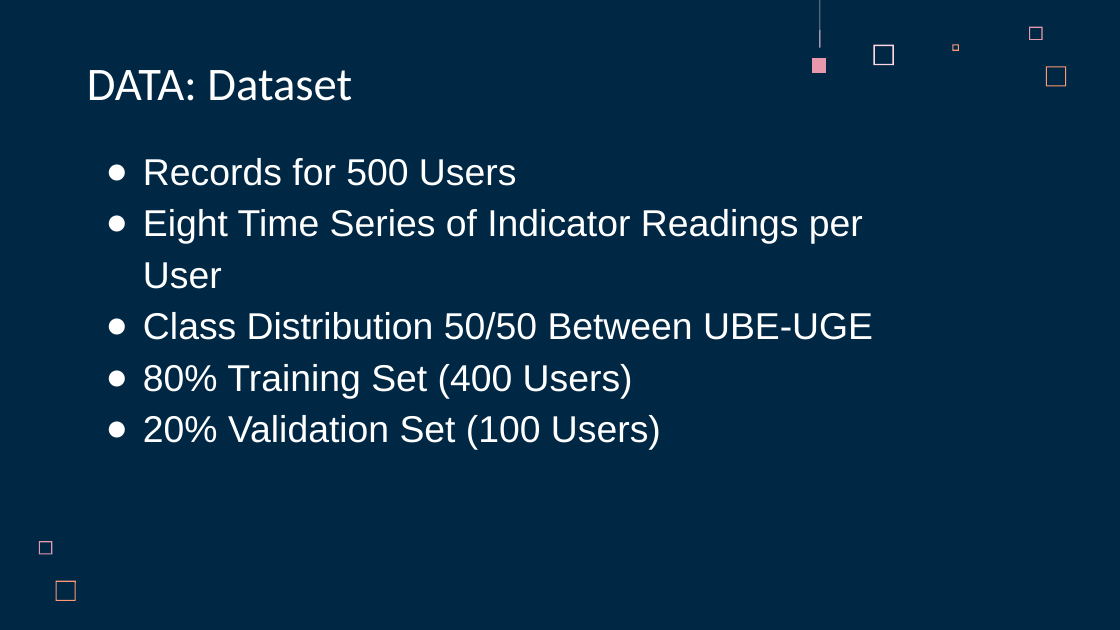
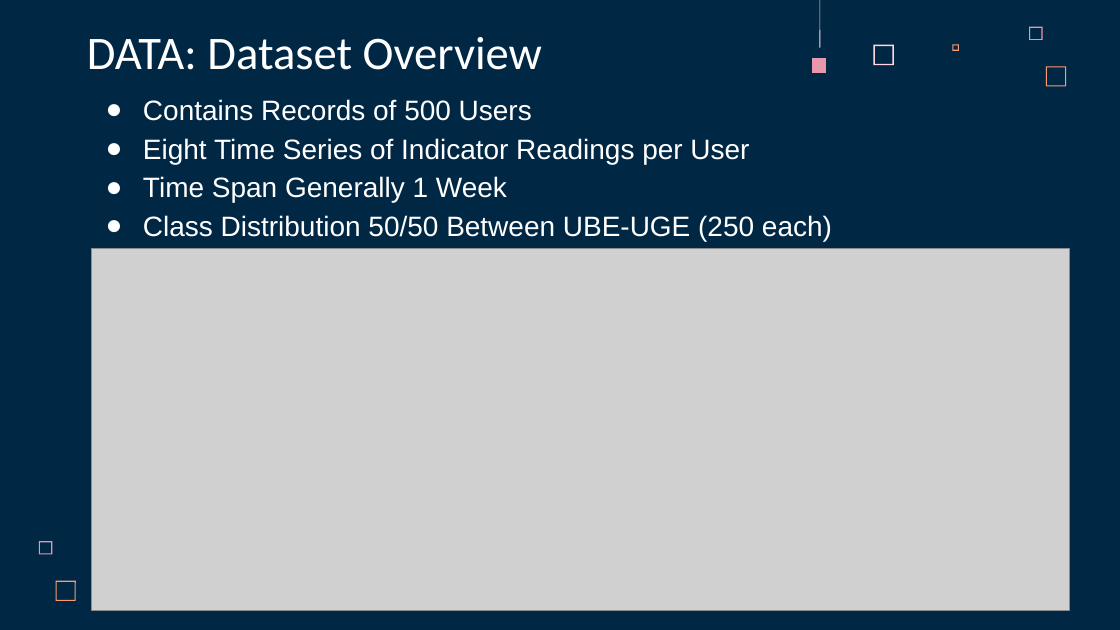
Before and after one commit to ITU-AI-ML-in-5G-Challenge/ML5G-PS-012-Xdding, a slide deck: slide 6 of ML5G-PS-012-Xdding-Presentation.pptx. Drawn at 1120x630 pixels with LibreOffice and Linux fonts; fonts in the diff are those of the drawing; grey boxes stand for pictures. Boxes give left, top, right and bottom in pixels: in the first picture for what was removed or moved away, otherwise in the second. Text is boxed around its words. In the diff, an @@ line names an element or a change of style, - is before the commit and + after.

```diff
--- a/ML5G-PS-012-Xdding-Presentation.pptx
+++ b/ML5G-PS-012-Xdding-Presentation.pptx
@@ title at box(87, 37, 542, 70): text changed @@
-DATA: Dataset
+DATA: Dataset Overview
@@ text "Contains Records of 500 Users": place and size @@
-text "Contains Records of 500 Users" at box(143, 158, 873, 450)
+text "Contains Records of 500 Users" at box(143, 99, 832, 241)
@@ text at box(143, 99, 532, 121): text changed; size 24 to 18 pt @@
-● Records for 500 Users
+● Contains Records of 500 Users
@@ text at box(143, 138, 749, 164): size 24 to 18 pt in "Eight Time Series of Indicator Readings per ..." @@
@@ text at box(143, 176, 832, 241): text changed; size 24 to 18 pt @@
-● Class Distribution 50/50 Between UBE-UGE
-● 80% Training Set (400 Users)
-● 20% Validation Set (100 Users)
+● Time Span Generally 1 Week
+● Class Distribution 50/50 Between UBE-UGE (250 each)
@@ picture added at box(92, 249, 1070, 610) @@
```
Also in this commit, not shown: 11 other slides changed, 3 slides added, 2 slides removed, 1 other file.
